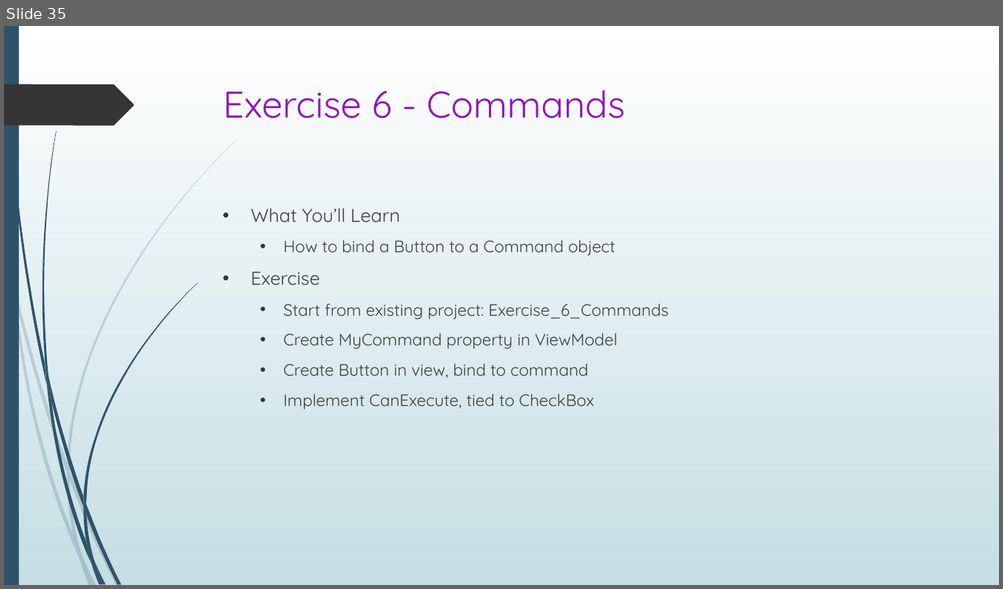
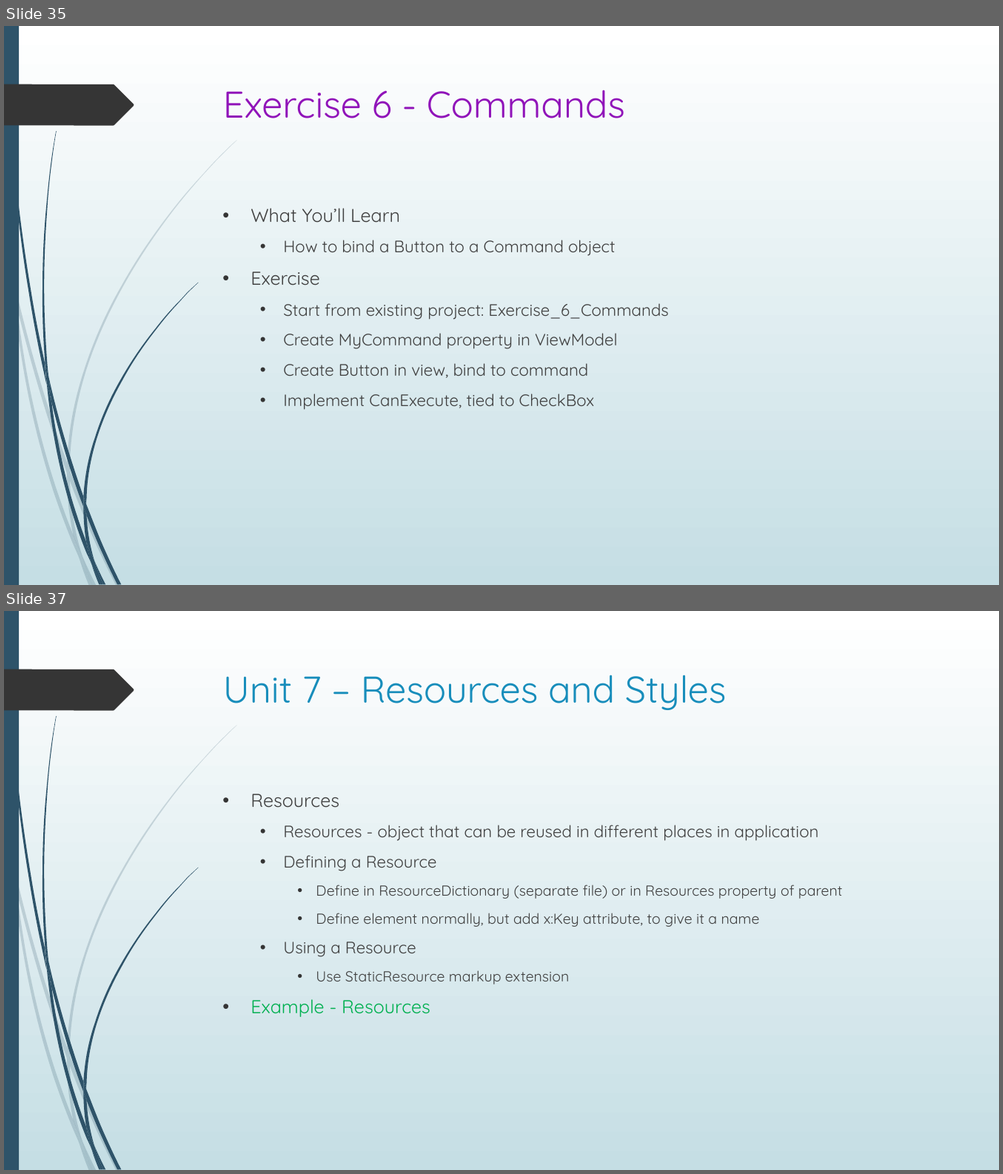
Before and after one commit to seanpsexton/wpf-workshop-solutions, a slide deck: WPF-Workshop-Sexton-Oct2023.pptx. Shown one above the other, each under a label of ours: slide 35 before the commit, slides 35 and 37 after it; the slides between them are not shown. The pictures are 1003x589 and 1003x1174 pixels, drawn with LibreOffice and Linux fonts; fonts in the diff are those of the drawing. Boxes give left, top, right and bottom in pixels: in the first picture for what was removed or moved away, otherwise in the second. Text is boxed around its words. In the diff, an @@ line names an element or a change of style, - is before the commit and + after.

Commit message:
Added content thru Unit 7

```diff
--- a/WPF-Workshop-Sexton-Oct2023.pptx
+++ b/WPF-Workshop-Sexton-Oct2023.pptx
@@ slide 37 added at bbox=[4, 611, 999, 1170], background gradient #FFFFFF to #C5DEE5; not listed: 24 template elements that a slide beside it also shows @@
@@ title added at bbox=[223, 675, 726, 710], 36 pt, text #178DBB @@
+Unit 7 – Resources and Styles
@@ text added at bbox=[250, 794, 842, 1017], 14 pt, text #404040 @@
+• Resources
+  • Resources - object that can be reused in different places in application
+  • Defining a Resource
+    • Define in ResourceDictionary (separate file) or in Resources property of parent
+    • Define element normally, but add x:Key attribute, to give it a name
+  • Using a Resource
+    • Use StaticResource markup extension
+• Example - Resources
```
Also in this commit, not shown: 5 other slides added.
